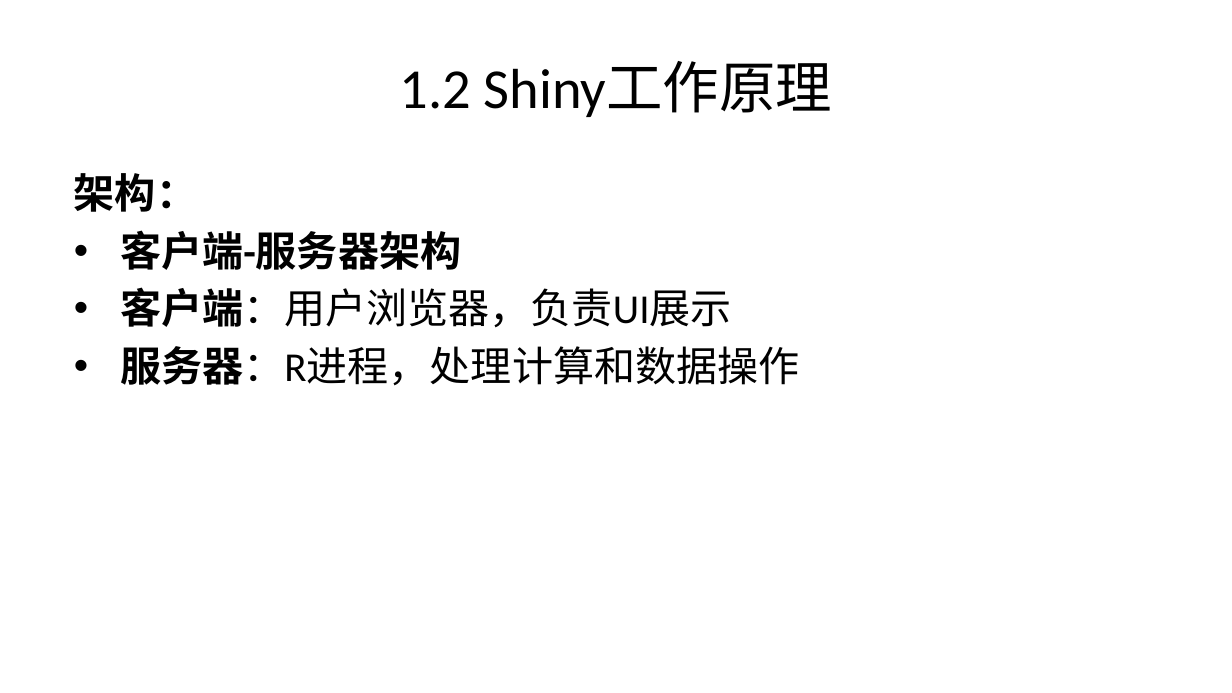
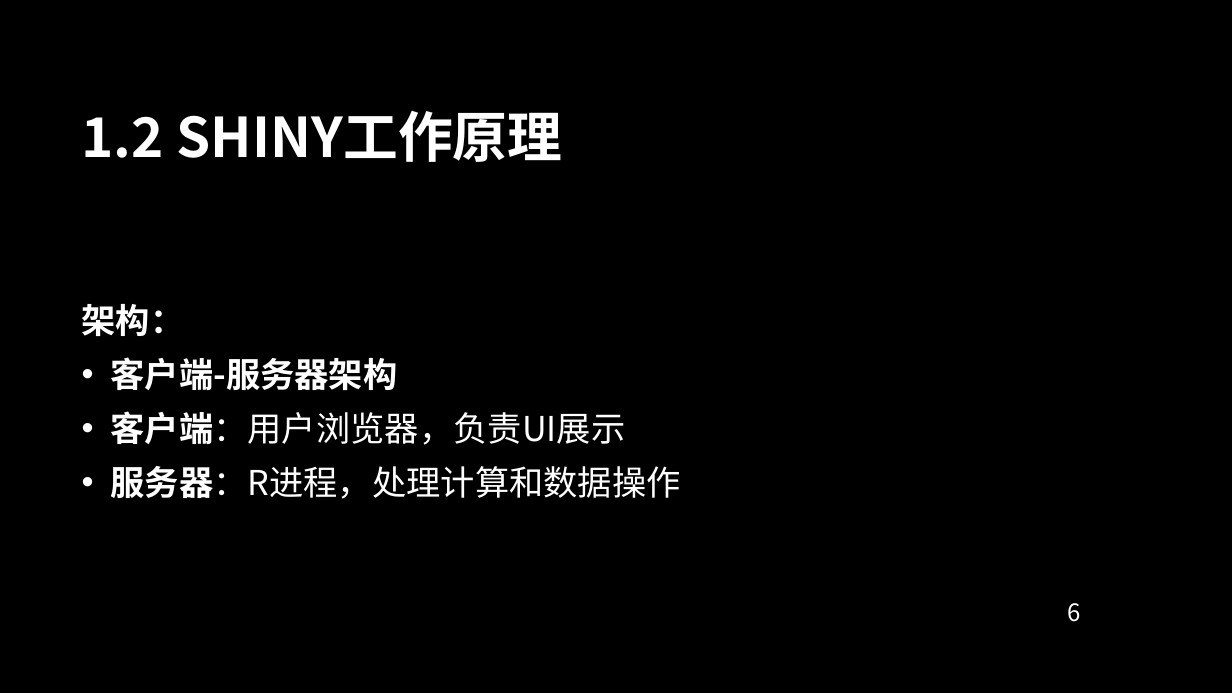
Before and after one commit to Kiriny1999/analysis-ic-model, a slide deck: slide 6 of shiny_app_documentation.pptx. Drawn at 1232x693 pixels with LibreOffice and Linux fonts; fonts in the diff are those of the drawing; background and template pictures are left out. Boxes give left, top, right and bottom in pixels: in the first picture for what was removed or moved away, otherwise in the second. Text is boxed around its words. In the diff, an @@ line names an element or a change of style, - is before the commit and + after.

```diff
--- a/shiny_app_documentation.pptx
+++ b/shiny_app_documentation.pptx
@@ background #FFFFFF to picture (left out) @@
@@ title at <box>82,111,562,162</box>: text changed; size 33 to 32 pt; font Calibri to Noto Sans CJK SC; text colour #000000 to #FFFFFF; bold on @@
-1.2 Shiny工作原理
+1.2 SHINY工作原理
@@ text "架构：": place and size @@
-text "架构：" at <box>74,173,799,386</box>
+text "架构：" at <box>82,304,680,499</box>
@@ text "架构：" at <box>82,304,680,499</box>: size 24 to 20 pt, font Calibri to Noto Sans CJK SC, text colour #000000 to #FFFFFF; more space between paragraphs; indent changed; vertical alignment top to middle @@
@@ page number added at <box>1067,603,1080,622</box>, 14 pt, text #FFFFFF @@
+6
```
Also in this commit, not shown: 49 other slides changed, 6 slides added, 3 slides removed, 2 other files.
